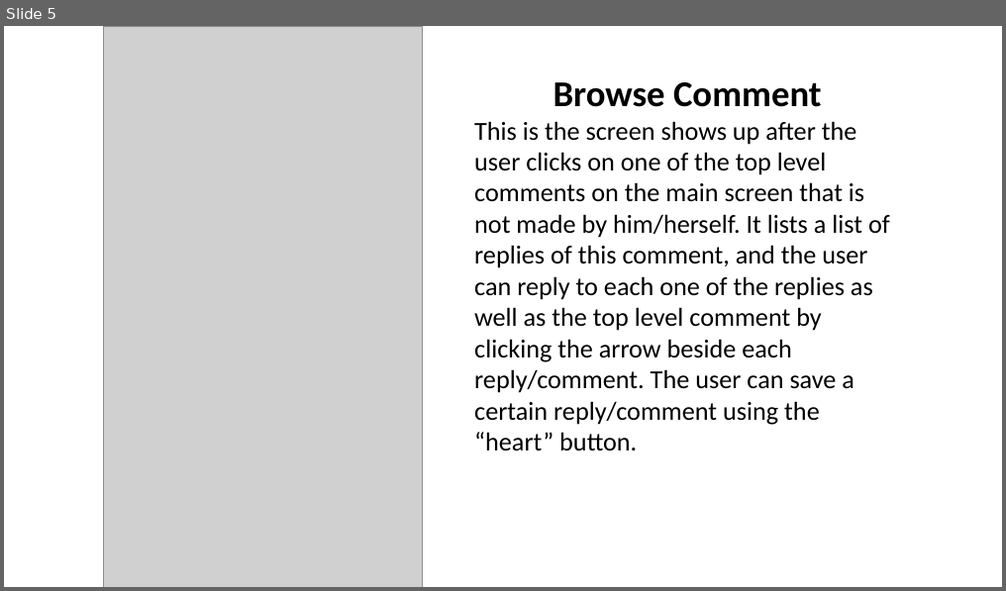
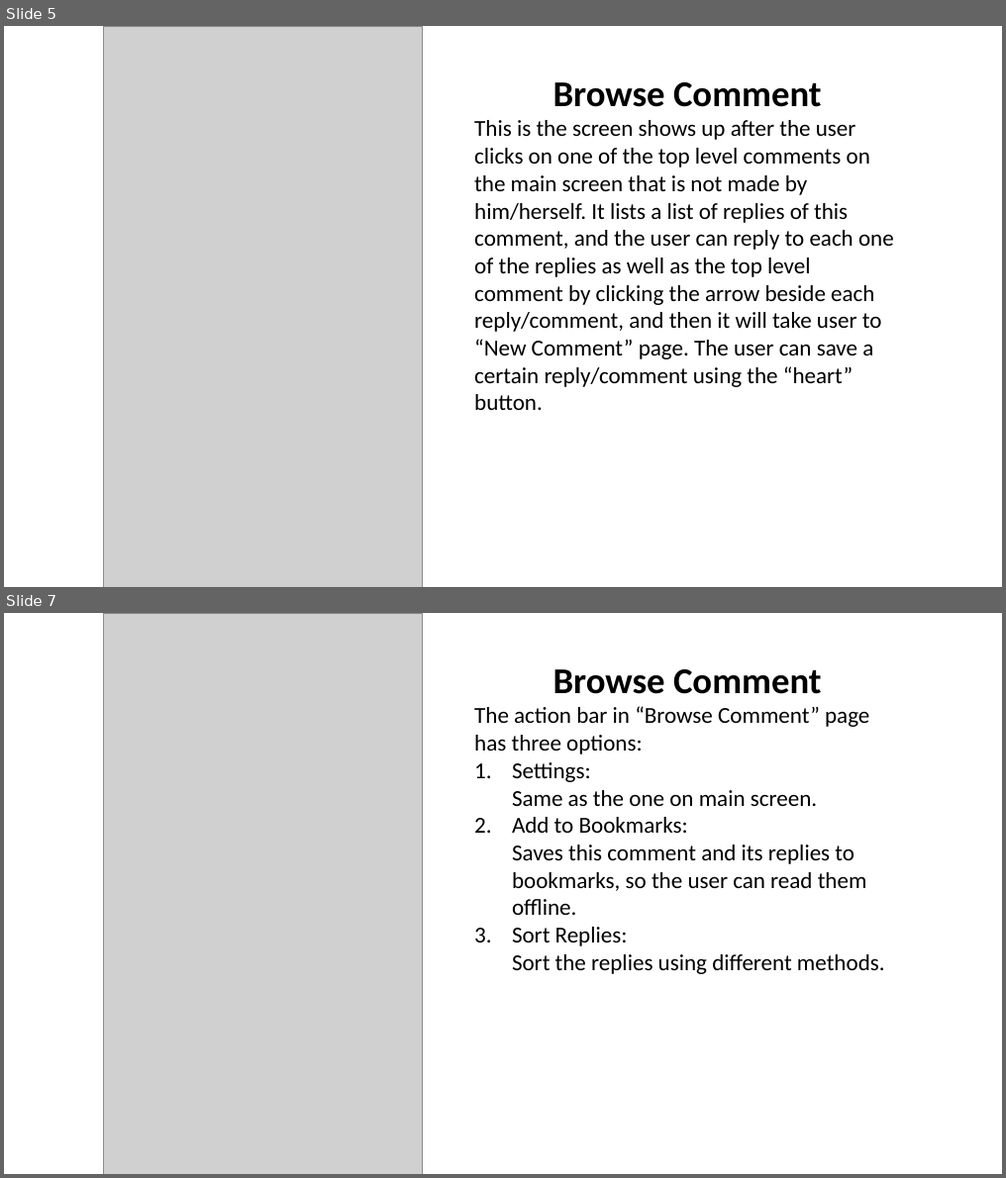
Before and after one commit to nyushko/Team04Project, a slide deck: doc/UImockup/Storybaord/Stroyboard.pptx. Shown one above the other, each under a label of ours: slide 5 before the commit, slides 5 and 7 after it; the slides between them are not shown. The pictures are 1006x591 and 1006x1178 pixels, drawn with LibreOffice and Linux fonts; fonts in the diff are those of the drawing; grey boxes stand for pictures. Boxes give left, top, right and bottom in pixels: in the first picture for what was removed or moved away, otherwise in the second. Text is boxed around its words. In the diff, an @@ line names an element or a change of style, - is before the commit and + after.

```diff
--- a/doc/UImockup/Storybaord/Stroyboard.pptx
+++ b/doc/UImockup/Storybaord/Stroyboard.pptx
@@ slide 7 added at [4,613,1002,1174], background #FFFFFF @@
@@ picture added at [104,613,422,1174] @@
@@ text added at [474,669,885,974], 22 pt, text #000000 @@
+Browse Comment
+The action bar in “Browse Comment” page has three options:
+1. Settings:
+  Same as the one on main screen.
+2. Add to Bookmarks:
+  Saves this comment and its replies to bookmarks, so the user can read them offline.
+3. Sort Replies:
+  Sort the replies using different methods.
@@ slide 5 changed as well @@
@@ text at [474,120,894,410]: text changed; size 25 to 22 pt @@
-This is the screen shows up after the user clicks on one of the top level comments on the main screen that is not made by him/herself. It lists a list of replies of this comment, and the user can reply to each one of the replies as well as the top level comment by clicking the arrow beside each reply/comment. The user can save a certain reply/comment using the “heart” button.
+This is the screen shows up after the user clicks on one of the top level comments on the main screen that is not made by him/herself. It lists a list of replies of this comment, and the user can reply to each one of the replies as well as the top level comment by clicking the arrow beside each reply/comment, and then it will take user to “New Comment” page. The user can save a certain reply/comment using the “heart” button.
```
Also in this commit, not shown: 5 other slides changed, 2 other slides added, 1 other file.
